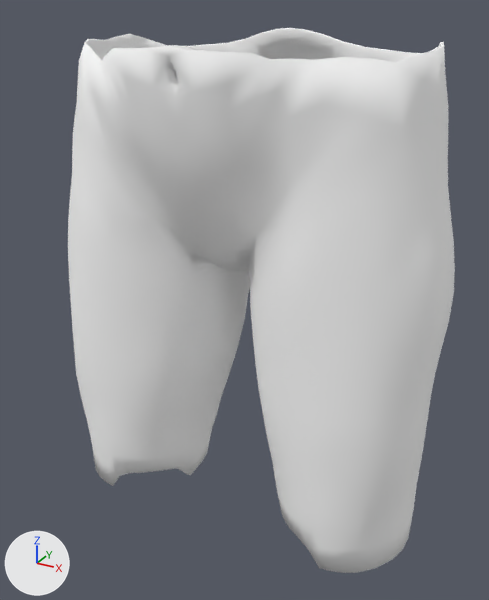
Before and after pictures for a commit that changed the glTF model apps/web/public/models/templates/shorts.glb.
Camera for both pictures: a camera (50 mm lens) standing at (0.296, -0.577, 1.04) and looking at (-0.002, -0.035, 0.769). Lighting does not change. The marker at lower left points along +X, +Y and +Z. The picture after the commit comes second. Vertices at exactly the same position are counted once.

Objects in the first picture: 'bottom_shorts_female'.
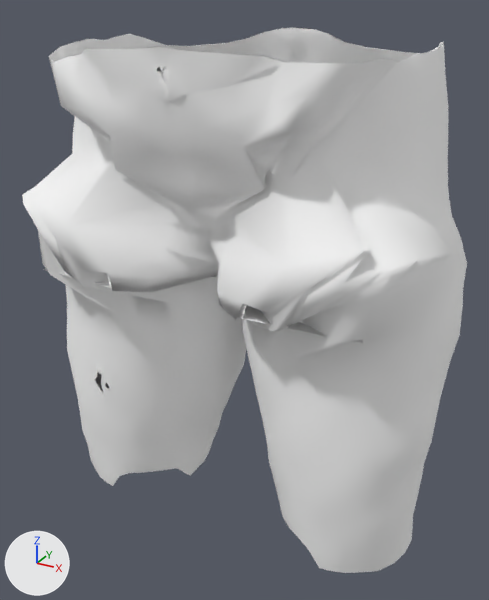
Location of each change, (x1, y1, x2, y2) in pixels of the pictures (489 x 600 px; the box of a moved part takes in the faces that stretch with it):
'bottom_shorts_female', recoloured, reshaped (15% wider): before (68, 28, 455, 573); after (22, 27, 467, 573)
part 1 of me_bottom_shorts_female, moved or reshaped: before (68, 39, 455, 573); after (22, 39, 467, 573)
part 2 of me_bottom_shorts_female, moved or reshaped: before (227, 28, 364, 60); after (227, 27, 364, 63)

What changed in the scene script:
```text
Change mat_bottom_shorts_female_mat:
    where n0 = _N.new('ShaderNodeBsdfPrincipled'); n0.name = 'Principled BSDF'
    add n0.inputs[0].default_value = (1.0, 1.0, 1.0, 1.0)  # 'Base Color', white #ffffff
    add n0.inputs[1].default_value = 0.02  # 'Metallic'
    n0.inputs[2].default_value: 0.8 -> 0.78  # 'Roughness'
    remove n2 = _N.new('ShaderNodeVertexColor'); n2.name = 'Color Attribute'
    remove _L.new(n2.outputs[0], n0.inputs[0])  # 'Color' to 'Base Color'
Change me_bottom_shorts_female:
    used by ob_bottom_shorts_female; location = (0.0, 0.0, 0.0)
    remove me_bottom_shorts_female.from_pydata(...)  # 1938 vertices, 3880 faces; spans x -0.195..0.195, y -0.154..0.105, z 0.55..1.018
    add me_bottom_shorts_female.from_pydata(...)  # 1938 vertices, 3878 faces; spans x -0.207..0.207, y -0.166..0.113, z 0.55..1.018
    me_bottom_shorts_female part 1: 1374 of 1938 vertices moved; they spanned x -0.195..0.195, y -0.154..0.086, z 0.55..1.012 and now span x -0.207..0.207, y -0.166..0.113, z 0.55..1.012; mean shift (0.0, -0.003, 0.0); largest move (0.013, -0.032, 0.81) -> (0.158, -0.145, 0.81)
    me_bottom_shorts_female part 2: 35 of 1938 vertices moved; they spanned x -0.052..0.052, y 0.05..0.074, z 0.963..1.018 and now span x -0.053..0.053, y 0.057..0.075, z 0.963..1.018; mean shift (0.0, 0.009, 0.0); largest move (0.014, 0.051, 1.016) -> (0.016, 0.068, 1.016)
```
